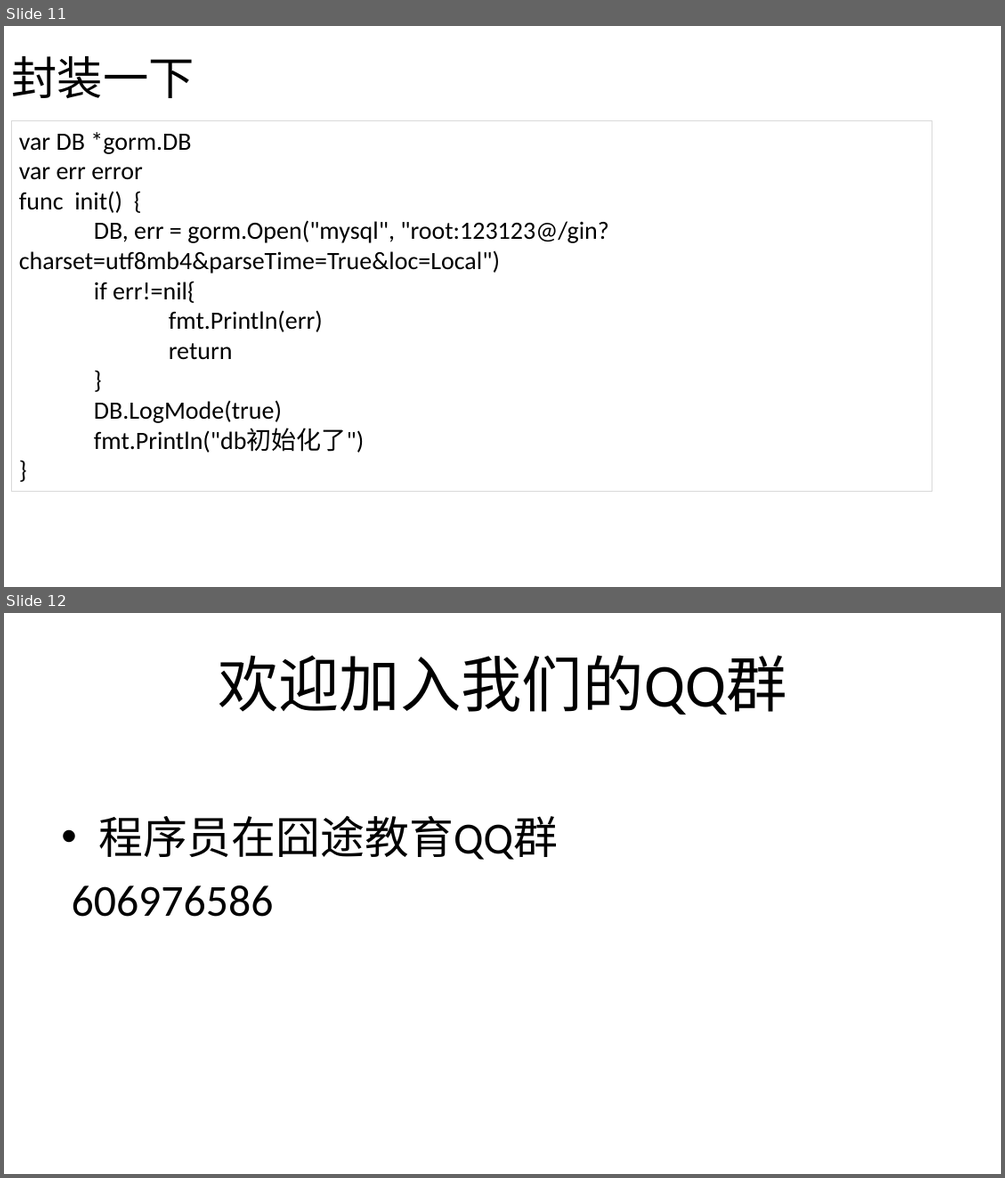
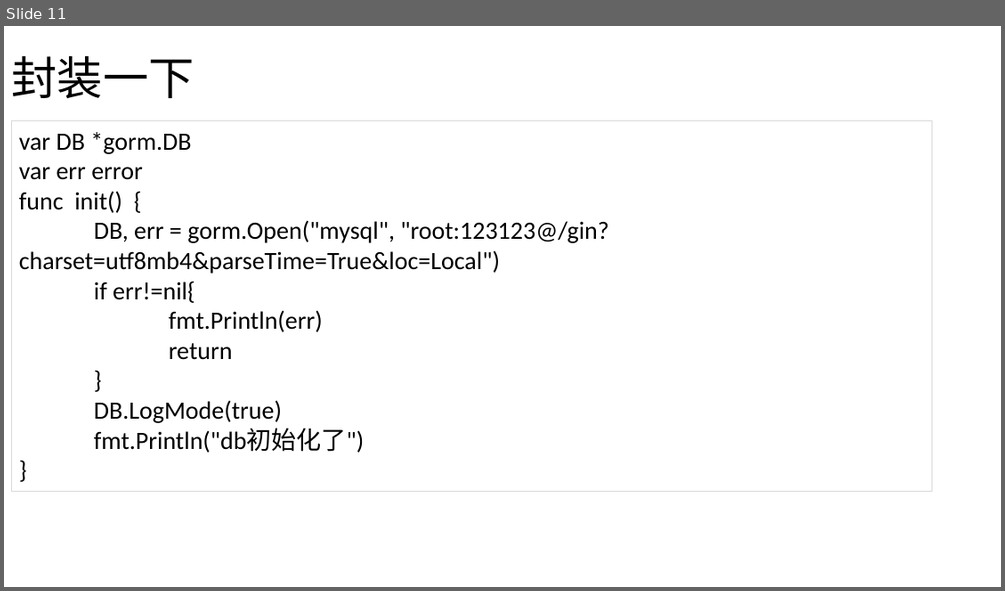
Before and after one commit to sunlongv520/gin-study, a slide deck: 12简单连接池设置、信号处理、优雅的退出程序/12.pptx. Shown one above the other, each under a label of ours: slides 11 and 12 before the commit, slide 11 after it. The pictures are 1005x1178 and 1005x591 pixels, drawn with LibreOffice and Linux fonts; fonts in the diff are those of the drawing. Boxes give left, top, right and bottom in pixels: in the first picture for what was removed or moved away, otherwise in the second. Text is boxed around its words. In the diff, an @@ line names an element or a change of style, - is before the commit and + after.

```diff
--- a/12简单连接池设置、信号处理、优雅的退出程序/12.pptx
+++ b/12简单连接池设置、信号处理、优雅的退出程序/12.pptx
@@ slide 12 removed at [4, 613, 1001, 1174], background #FFFFFF @@
@@ title removed at [218, 655, 787, 714] @@
-欢迎加入我们的QQ群
@@ text removed at [72, 816, 558, 916] @@
-• 程序员在囧途教育QQ群
-606976586
```
Also in this commit, not shown: 1 slide changed.
